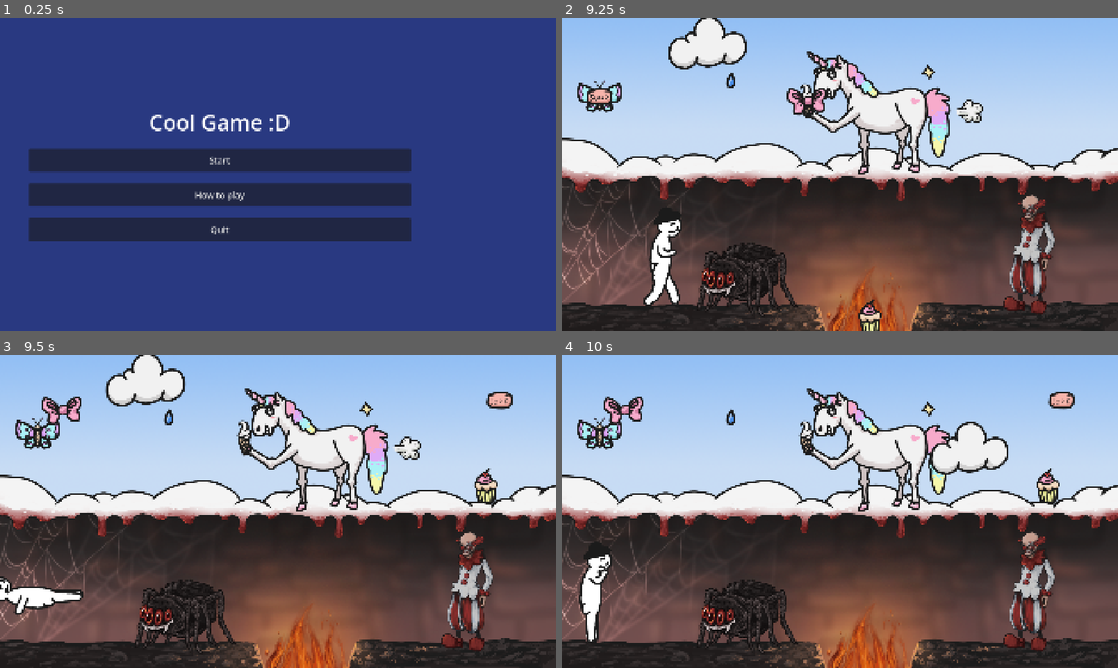
Above: before the commit, frames 1-4 (two rows, left to right).
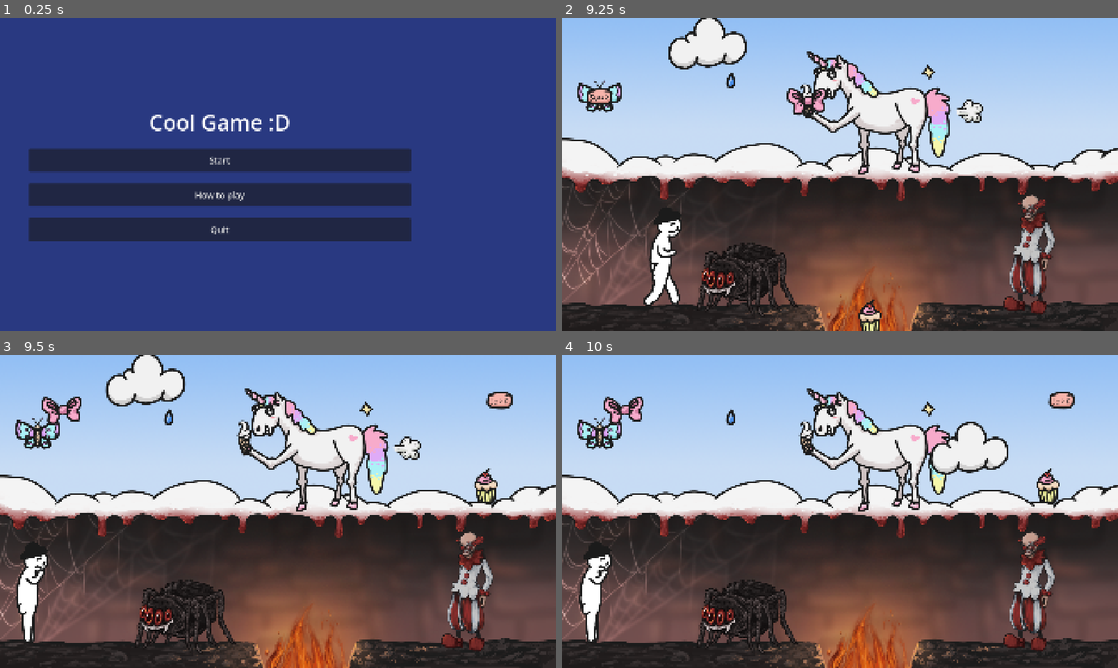
Above: after the commit, the same moments.

Repository: myryk31415/bimm-game-jam
Game: Godot game, scene res://scenes/main_menu.tscn
The game is run twice, just before and just after one commit, with the same random seed, the same clock (stepped at 60 frames per second) and the same inputs. The engine's default icon, where the game draws it, is replaced by a stand-in: a white triangle on a blue panel in a dark square.
Inputs (mouse positions are in pixels of both pictures, inside the frame that each line leads up to):
- Up to frame 1 (0.25 s): no input
- Up to frame 2 (9.25 s): click "Start" at 0.5 s; tap Enter (ui_accept) at 1.25, 2, 4.25 s; drag from (745, 280) to (878, 111) at 1.27 s; drag from (878, 111) to (745, 280) at 2.02 s; move the mouse to (806, 102) at 2.77 s; hold Left (left) 2.78-3.5 s; tap C (flip) at 2.85, 5.85, 8.85 s; click (806, 102) at 2.92 s; drag from (867, 318) to (878, 111) at 3.52 s; drag from (600, 96) to (806, 102) at 4.27 s; drag from (623, 74) to (806, 102) at 5.02 s; move the mouse to (967, 111) at 5.77 s; hold Right (right) 5.78-6.5 s; click (967, 111) at 5.92 s; drag from (1045, 149) to (867, 318) at 6.52 s; drag from (1062, 61) to (600, 96) at 7.27 s; drag from (928, 71) to (806, 102) at 8.02 s; move the mouse to (728, 80) at 8.77 s; hold Right (right) from 8.78 s (still down); click (728, 80) at 8.92 s
- Up to frame 3 (9.5 s): keep holding Right (right)
- Up to frame 4 (10 s): release Right (right) at 9.5 s; drag from (706, 380) to (967, 448) at 9.52 s

Frames 1-2 are identical in both runs. In frame 3, 1.5% of the frame differs, in the area x 0-15%, y 60-92%; in frame 4, nothing differs.

Commit message:
add cute spider
Signed-off-by: Paul Adam <adamp@posteo.de>

Diff:
--- /dev/null
+++ b/scenes/cute_spider.tscn
@@ -0,0 +1,9 @@
+[gd_scene format=3 uid="uid://bnn03bt1lwb0g"]
+
+[ext_resource type="PackedScene" uid="uid://dkfhmnuke066g" path="res://scenes/drag.tscn" id="1_nljv0"]
+[ext_resource type="Texture2D" uid="uid://cmklbkpu5nyj6" path="res://assets/ElinAssets/CuteSpider.png" id="2_deo7d"]
+
+[node name="CuteSpider" type="Node2D" unique_id=1989199620]
+
+[node name="drag" parent="." unique_id=1586559094 instance=ExtResource("1_nljv0")]
+texture = ExtResource("2_deo7d")
--- a/scenes/level_1.tscn
+++ b/scenes/level_1.tscn
@@ -163,4 +163,5 @@
 texture = ExtResource("45_jscgt")
 
 [connection signal="end_level" from="Player" to="." method="_on_player_end_level"]
+[connection signal="interaction" from="Bow" to="." method="_on_bow_interaction"]
 [connection signal="interaction" from="WaterDrop" to="." method="_on_water_drop_interaction"]
--- a/scenes/player.tscn
+++ b/scenes/player.tscn
@@ -75,6 +75,7 @@
 
 func die():
 	if not game_ended:
+		%AnimationPlayer.play(\"death\")
 		game_ended = true
 		emit_signal(\"end_level\")
 
@@ -208,8 +209,8 @@
 [node name="AnimatedSprite2D" type="AnimatedSprite2D" parent="." unique_id=550679368]
 unique_name_in_owner = true
 sprite_frames = SubResource("SpriteFrames_ur7pv")
-animation = &"death"
-frame_progress = 0.99698025
+animation = &"idle"
+autoplay = "idle"
 
 [node name="walking_sound" type="AudioStreamPlayer" parent="." unique_id=716373013]
 stream = ExtResource("2_g2els")
--- a/scripts/level_1.gd
+++ b/scripts/level_1.gd
@@ -1,5 +1,6 @@
 extends Node2D
 
+const CUTE_SPIDER = preload("uid://bnn03bt1lwb0g")
 
 # Called when the node enters the scene tree for the first time.
 func _ready() -> void:
@@ -19,5 +20,13 @@
 
 
 func _on_water_drop_interaction() -> void:
-	remove_child($WaterDrop)
-	remove_child($Fire)
+	$WaterDrop.queue_free()
+	$Fire.queue_free()
+
+
+func _on_bow_interaction() -> void:
+	var cute_spider = CUTE_SPIDER.instantiate()
+	cute_spider.global_position = $Spider.global_position + Vector2(0, 50)
+	add_child(cute_spider)
+	$Spider.queue_free()
+	$Bow.queue_free()
